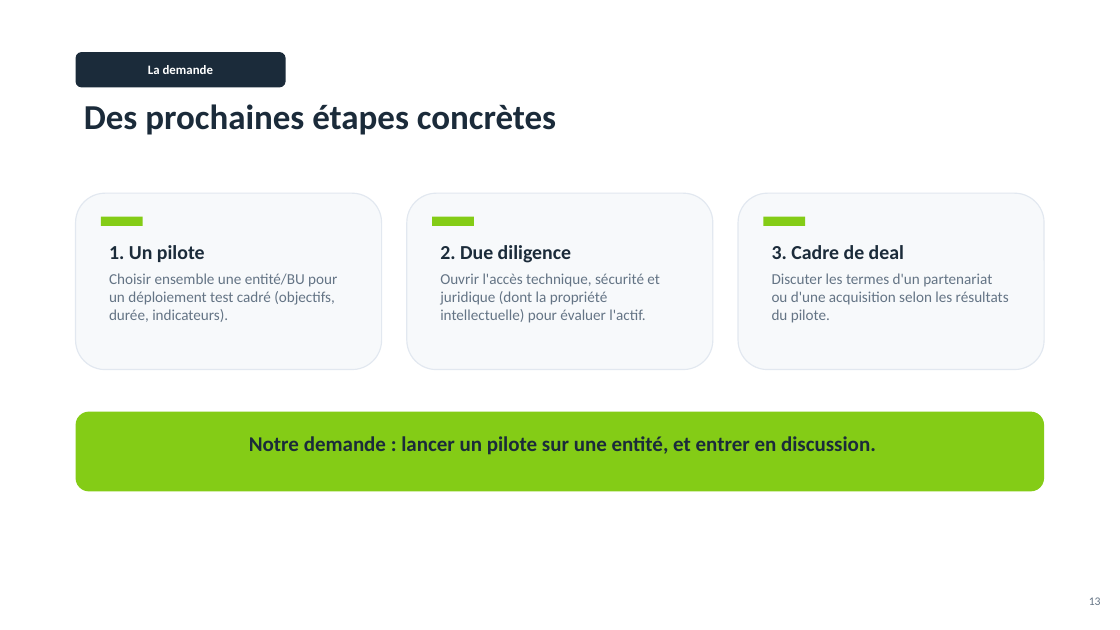
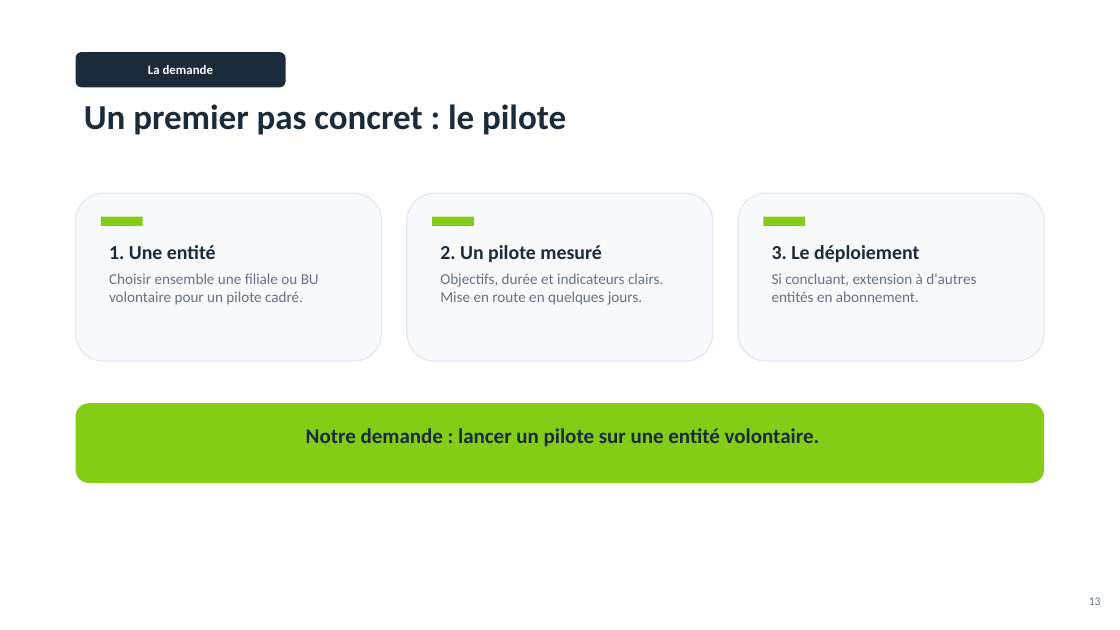
Before and after one commit to Charlesa6/esn-manager, a slide deck: slide 13 of deliverables/Konsilys_Pitch_CGI.pptx. Drawn at 1120x630 pixels with LibreOffice and Linux fonts; fonts in the diff are those of the drawing. Boxes give left, top, right and bottom in pixels: in the first picture for what was removed or moved away, otherwise in the second. Text is boxed around its words. In the diff, an @@ line names an element or a change of style, - is before the commit and + after.

```diff
--- a/deliverables/Konsilys_Pitch_CGI.pptx
+++ b/deliverables/Konsilys_Pitch_CGI.pptx
@@ text at [84, 104, 566, 135]: text changed @@
-Des prochaines étapes concrètes
+Un premier pas concret : le pilote
@@ rounded rectangle: place and size @@
-rounded rectangle at [76, 193, 381, 370]
+rounded rectangle at [76, 193, 381, 361]
@@ rounded rectangle: place and size @@
-rounded rectangle at [407, 193, 712, 370]
+rounded rectangle at [407, 193, 712, 361]
@@ rounded rectangle: place and size @@
-rounded rectangle at [739, 193, 1044, 370]
+rounded rectangle at [739, 193, 1044, 361]
@@ text at [109, 245, 319, 305]: text changed @@
-1. Un pilote
-Choisir ensemble une entité/BU pour un déploiement test cadré (objectifs, durée, indicateurs).
+1. Une entité
+Choisir ensemble une filiale ou BU volontaire pour un pilote cadré.
@@ text at [440, 245, 663, 305]: text changed @@
-2. Due diligence
-Ouvrir l'accès technique, sécurité et juridique (dont la propriété intellectuelle) pour évaluer l'actif.
+2. Un pilote mesuré
+Objectifs, durée et indicateurs clairs. Mise en route en quelques jours.
@@ text at [772, 245, 976, 302]: text changed @@
-3. Cadre de deal
-Discuter les termes d'un partenariat ou d'une acquisition selon les résultats du pilote.
+3. Le déploiement
+Si concluant, extension à d'autres entités en abonnement.
@@ rounded rectangle: place and size @@
-rounded rectangle at [76, 412, 1044, 492]
+rounded rectangle at [76, 403, 1044, 483]
@@ text at [306, 428, 820, 447]: text changed @@
-Notre demande : lancer un pilote sur une entité, et entrer en discussion.
+Notre demande : lancer un pilote sur une entité volontaire.
```
Also in this commit, not shown: 9 other slides changed, 3 slides added, 3 slides removed, 5 other files.
